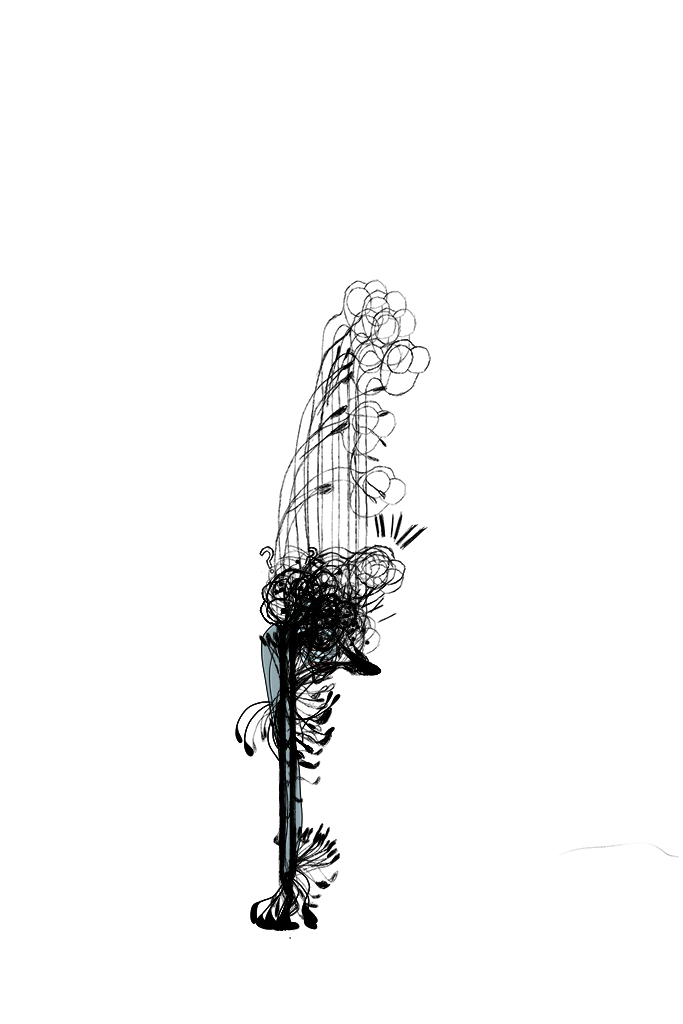
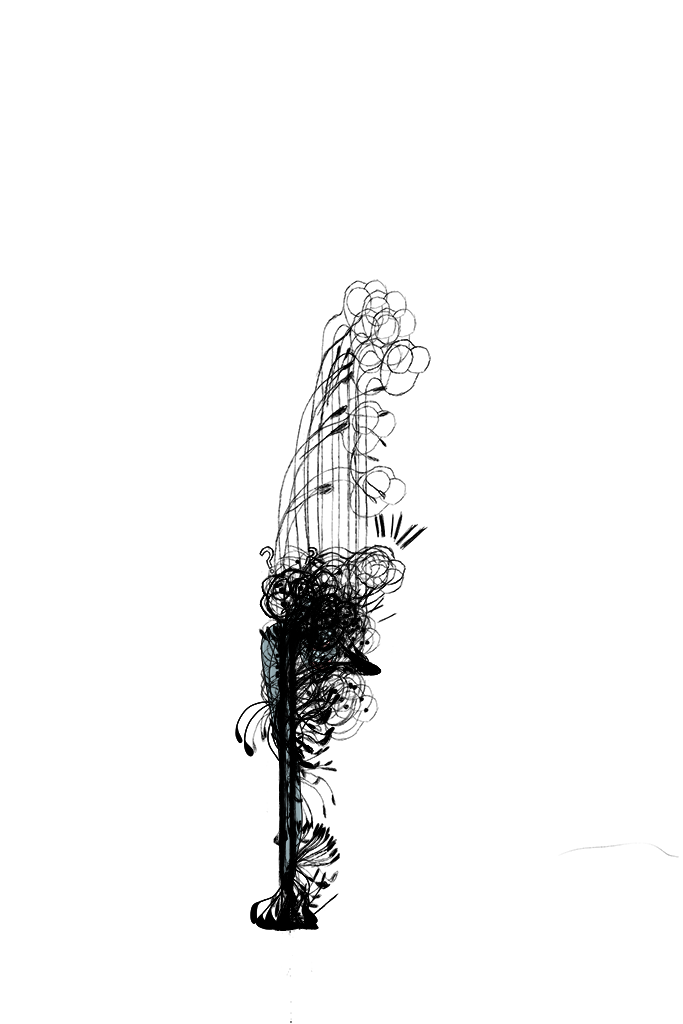
Layers edited between the first and the second 683 x 1024 image:
added group "Land" with 20 layers above "Fall" over [259, 573, 379, 1023]
added layer "Land01" in group "Land" over [259, 573, 369, 931]
added layer "Land02" in group "Land" over [260, 618, 369, 977]
added layer "Land03" in group "Land" over [260, 644, 369, 1003]
added layer "Land04" in group "Land" over [260, 656, 369, 1014]
added layer "Land05" in group "Land" over [260, 662, 370, 1020]
added layer "Land06" in group "Land" over [260, 665, 369, 1023]
added layer "Land07" in group "Land" over [266, 661, 369, 1023]
added layer "Land08" in group "Land" over [266, 662, 369, 1023]
added layer "Land09" in group "Land" over [266, 667, 369, 1023]
added layer "Land10" in group "Land" over [266, 680, 379, 1023]
added layer "Land11" in group "Land" over [266, 669, 374, 1023]
added layer "Land12" in group "Land" over [266, 658, 366, 1023]
added layer "Land13" in group "Land" over [266, 658, 366, 1023]
added layer "Land19" in group "Land" over [266, 598, 379, 923]
added layer "Land20" in group "Land" over [265, 591, 368, 935]
painted on "Fall1" over [259, 574, 369, 939]
painted on "Fall2" over [259, 574, 369, 939]
painted on "Fall3" over [259, 574, 369, 939]
painted on "Fall4" over [259, 574, 369, 939]
painted on "Fall5" over [258, 574, 369, 939]
painted on "Fall6" over [259, 574, 369, 939]
painted on "Fall7" over [259, 574, 369, 939]
painted on "Fall8" over [259, 574, 369, 939]
…and 5 more changes (5 added)
